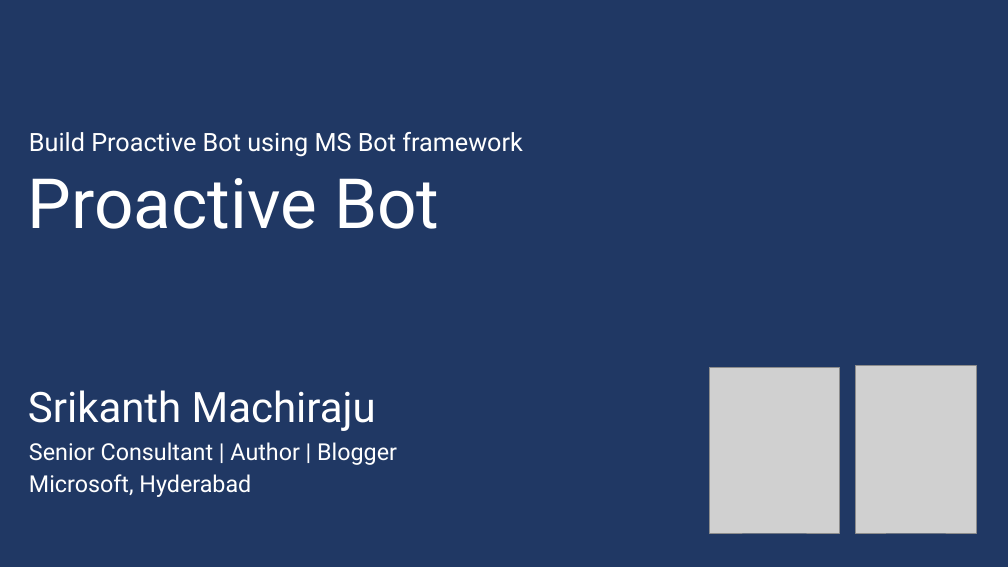
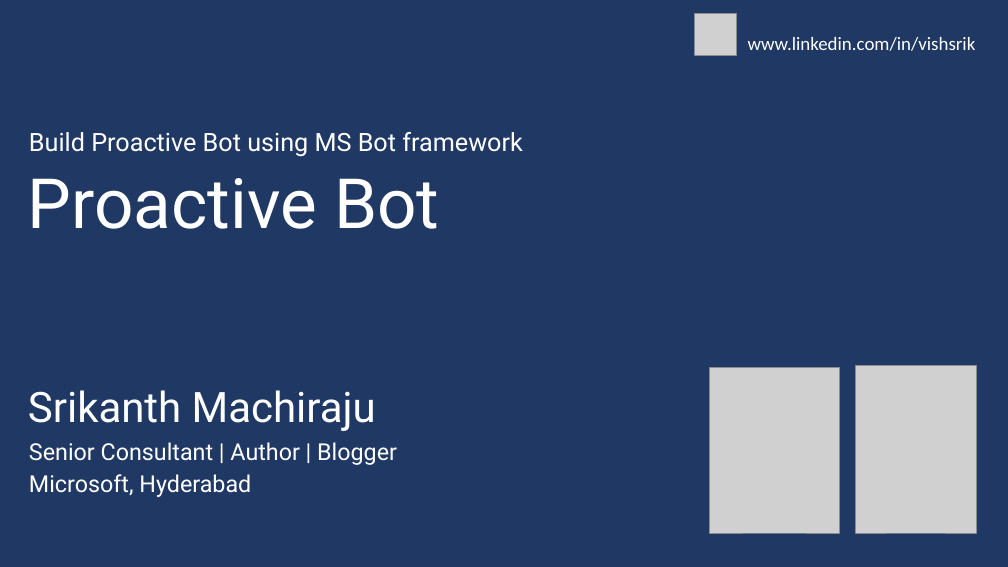
Before and after one commit to sriksmachi/mycode, a slide deck: slide 1 of SimpleProactiveBot/ProactiveBot.pptx. Drawn at 1008x567 pixels with LibreOffice and Linux fonts; fonts in the diff are those of the drawing; grey boxes stand for pictures. Boxes give left, top, right and bottom in pixels: in the first picture for what was removed or moved away, otherwise in the second. Text is boxed around its words. In the diff, an @@ line names an element or a change of style, - is before the commit and + after.

```diff
--- a/SimpleProactiveBot/ProactiveBot.pptx
+++ b/SimpleProactiveBot/ProactiveBot.pptx
@@ picture added at bbox=[694, 13, 737, 55] @@
@@ text added at bbox=[748, 37, 976, 51], 18 pt, text #FFFFFF @@
+www.linkedin.com/in/vishsrik
```
Also in this commit, not shown: 4 other slides changed, 4 slides added, 9 other files.
